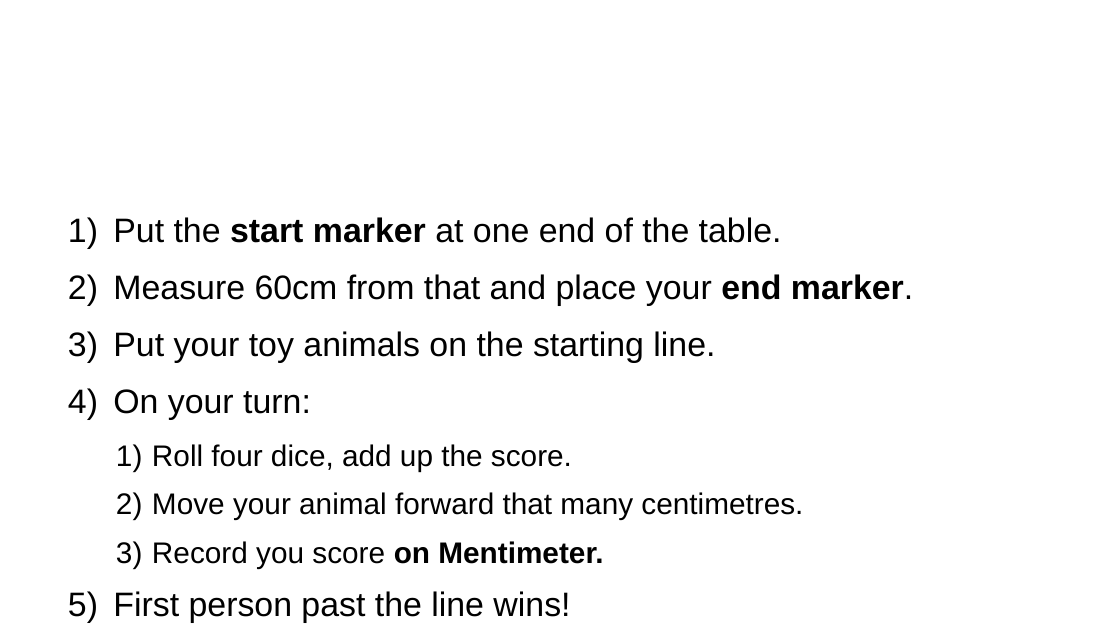
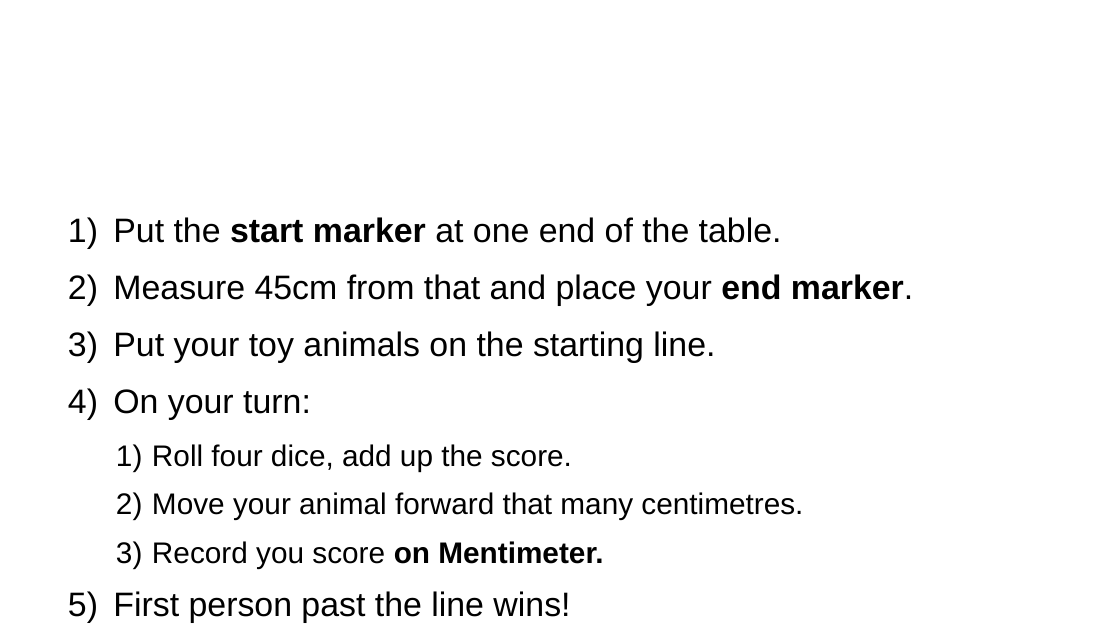
Before and after one commit to ajwills72/critical-thinking, a slide deck: slide 3 of src/distributions-samples.odp. Drawn at 1120x630 pixels with LibreOffice and Linux fonts; fonts in the diff are those of the drawing; background and template pictures are left out. Boxes give left, top, right and bottom in pixels: in the first picture for what was removed or moved away, otherwise in the second. Text is boxed around its words. In the diff, an @@ line names an element or a change of style, - is before the commit and + after.

```diff
--- a/src/distributions-samples.odp
+++ b/src/distributions-samples.odp
@@ text at box(113, 274, 913, 306): text changed @@
-2) Measure 60cm from that and place your end marker.
+2) Measure 45cm from that and place your end marker.
```
Also in this commit, not shown: 1 other slide changed, 3 other files.
